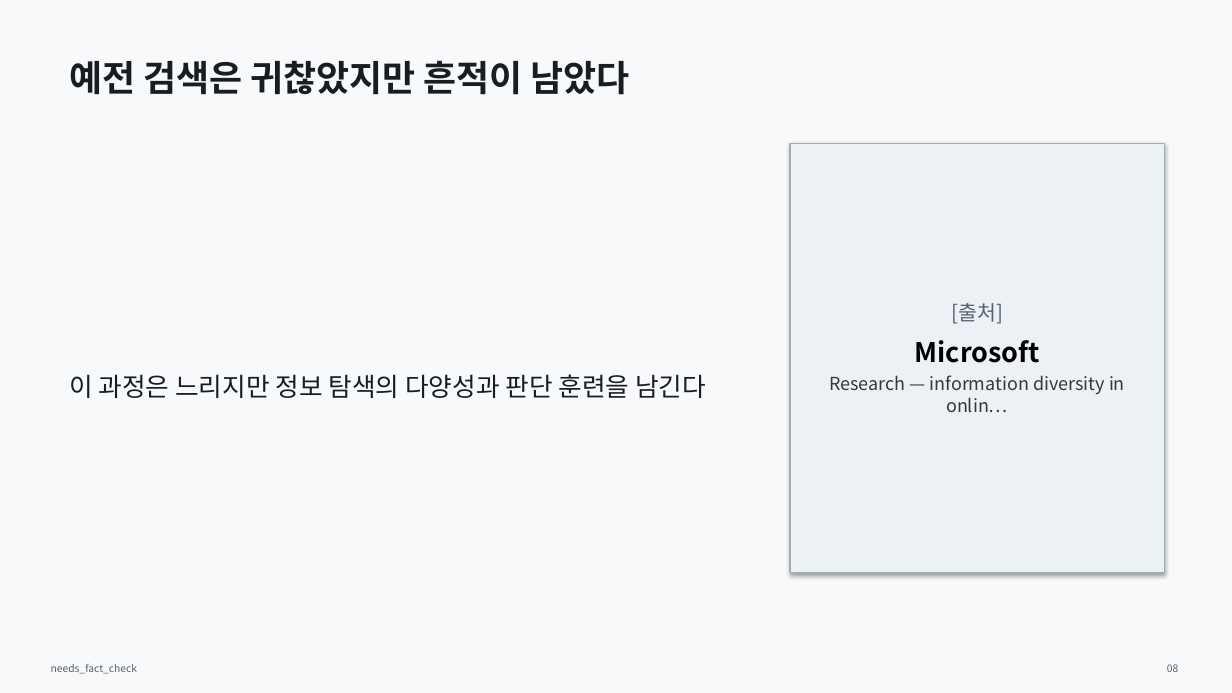
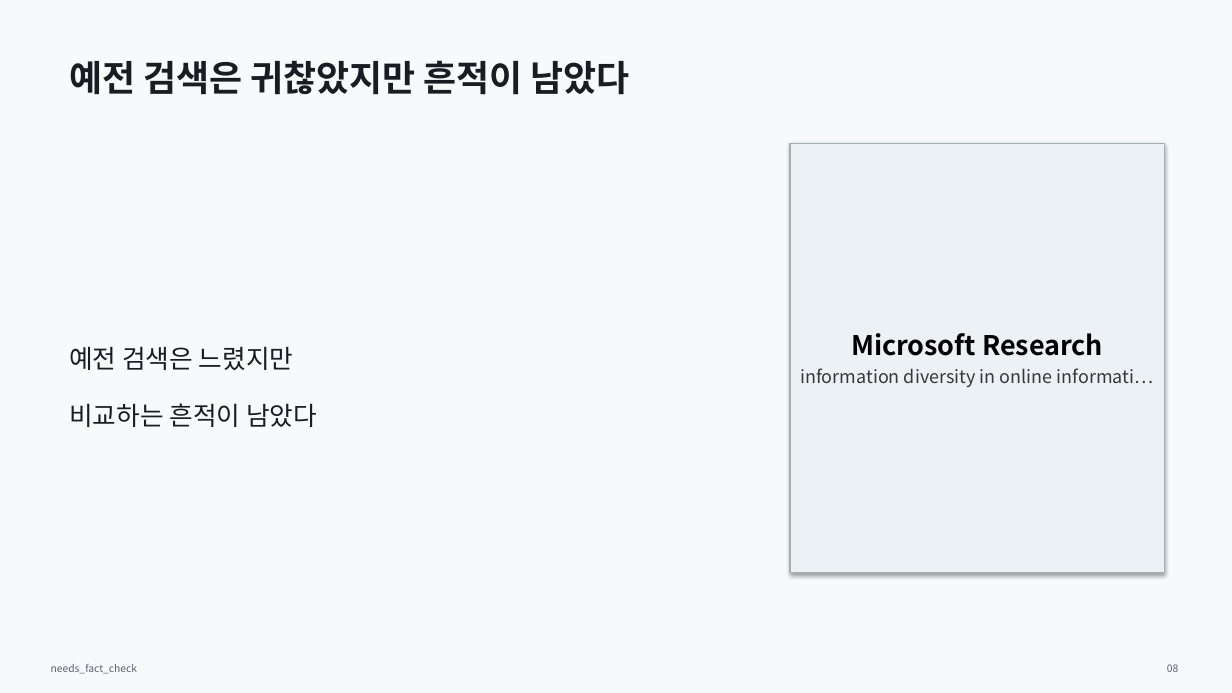
Before and after one commit to Rlearnchan/luddite, a slide deck: slide 8 of outputs/pptx/ai_knowledge_institution_draft.pptx. Drawn at 1232x693 pixels with LibreOffice and Linux fonts; fonts in the diff are those of the drawing. Boxes give left, top, right and bottom in pixels: in the first picture for what was removed or moved away, otherwise in the second. Text is boxed around its words. In the diff, an @@ line names an element or a change of style, - is before the commit and + after.

```diff
--- a/outputs/pptx/ai_knowledge_institution_draft.pptx
+++ b/outputs/pptx/ai_knowledge_institution_draft.pptx
@@ text at (69, 346, 317, 427): text changed @@
-이 과정은 느리지만 정보 탐색의 다양성과 판단 훈련을 남긴다
+예전 검색은 느렸지만
+비교하는 흔적이 남았다
@@ text in rectangle at (800, 333, 1154, 387): text changed @@
-[출처]
-Microsoft
-Research — information diversity in onlin…
+Microsoft Research
+information diversity in online informati…
```
Also in this commit, not shown: 15 other slides changed, 8 other files.
